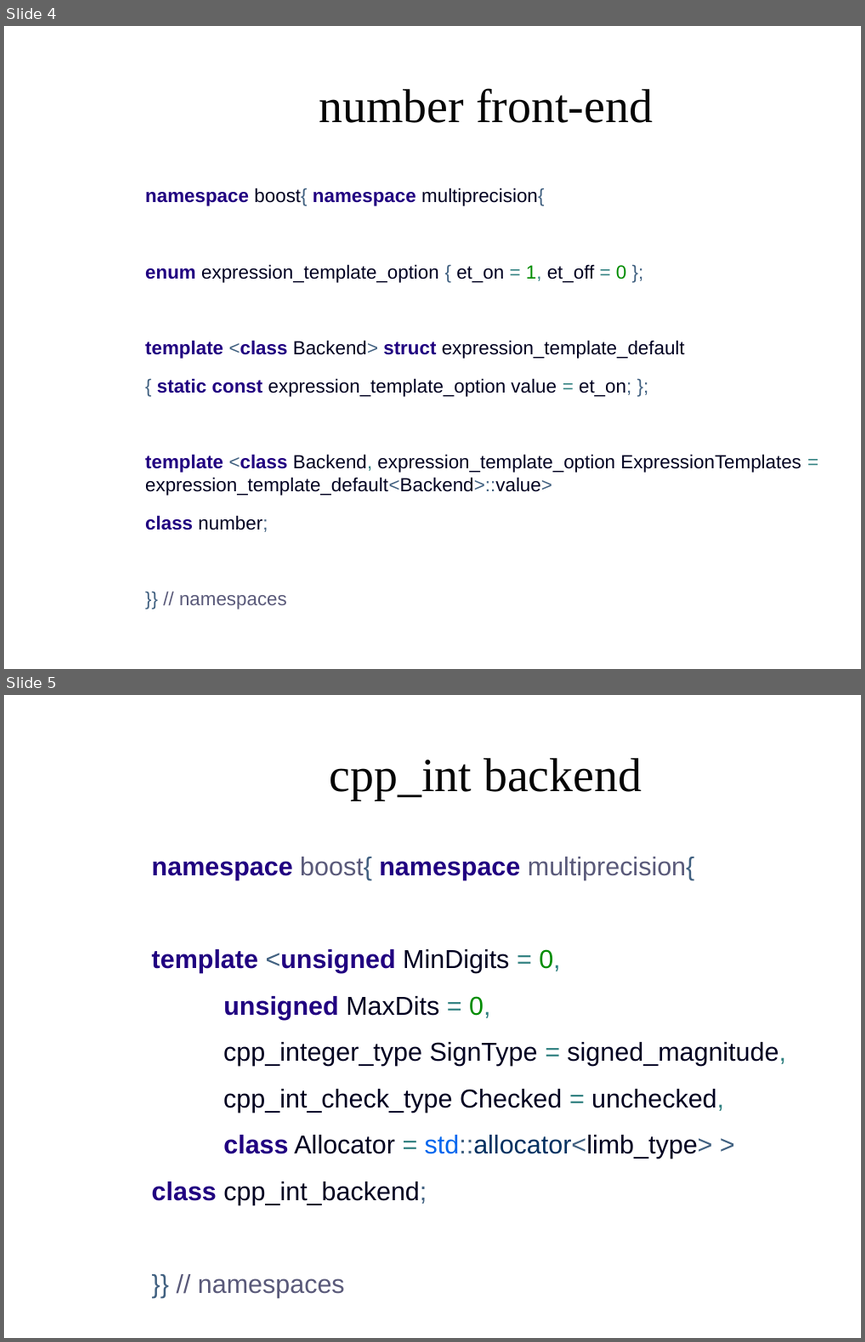
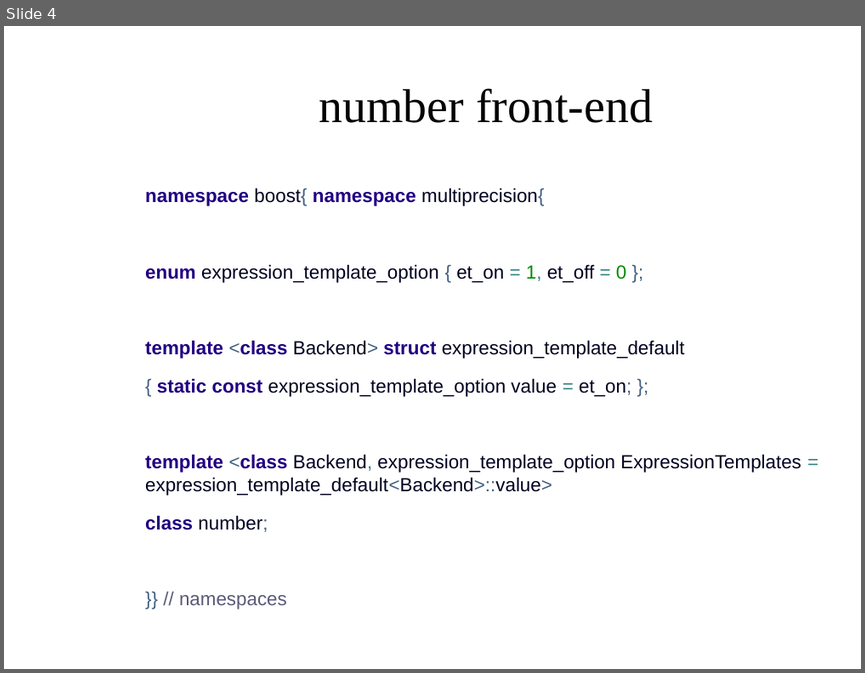
Before and after one commit to AntonBikineev/gmp_presentation_examples, a slide deck: GMPpresentation.odp. Shown one above the other, each under a label of ours: slides 4 and 5 before the commit, slide 4 after it. The pictures are 865x1342 and 865x673 pixels, drawn with LibreOffice and Linux fonts; fonts in the diff are those of the drawing; background and template pictures are left out. Boxes give left, top, right and bottom in pixels: in the first picture for what was removed or moved away, otherwise in the second. Text is boxed around its words. In the diff, an @@ line names an element or a change of style, - is before the commit and + after.

```diff
--- a/GMPpresentation.odp
+++ b/GMPpresentation.odp
@@ slide 5 removed at <box>4,695,861,1338</box>, background picture (left out) @@
@@ title removed at <box>330,758,642,800</box> @@
-cpp_int backend
@@ text removed at <box>152,857,786,1298</box> @@
-namespace boost{ namespace multiprecision{
-template <unsigned MinDigits = 0,
-unsigned MaxDits = 0,
-cpp_integer_type SignType = signed_magnitude,
-cpp_int_check_type Checked = unchecked,
-class Allocator = std::allocator<limb_type> >
-class cpp_int_backend;
-}} // namespaces
```
Also in this commit, not shown: 9 slides changed, 5 slides added, 2 other files.
